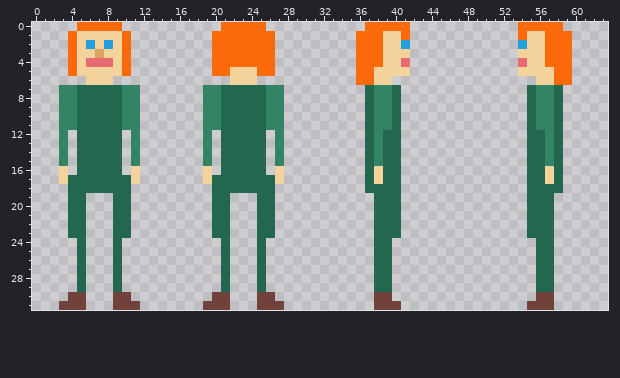
Pixel-art sprite: assets/textures/luna-16x32.png. This is how it looked before the edit.
The file is 64x32 pixels.
And afterwards:
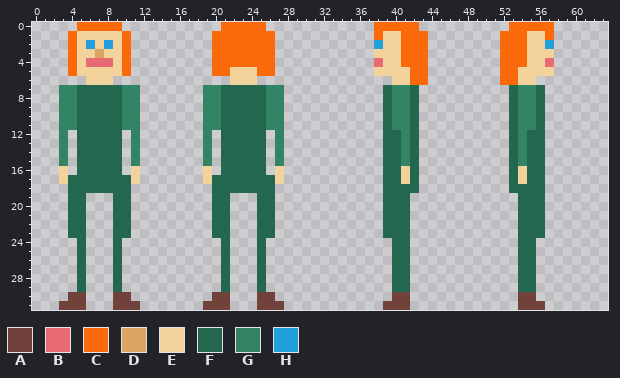
Palette (. is transparent): A #71413b  B #e86a73  C #fa6a0a  D #dba463  E #f4d29c  F #23674e  G #328464  H #249fde
Commit message: Different sprites for directions
Change:
Changed rows in their new state; - is an unchanged pixel.
first column x 36:
 0 -.----C----------C----.-
 1 ..----CC--------CC----..
 2 ..H--CCC--------CCC--H..
 3 ..E--CCC--------CCC--E..
 4 ..B--CCC--------CCC--B..
 5 ..----CC--------CC----..
 6 ....EECC--------CCEE....
 7 -..FGGF----------FGGF..-
 8 -..FGGF----------FGGF..-
 9 -..FGGF----------FGGF..-
10 -..FGGF----------FGGF..-
11 -..FGGF----------FGGF..-
12 -..--GF----------FG--..-
13 -..--GF----------FG--..-
14 -..--GF----------FG--..-
15 -..--GF----------FG--..-
16 -..--EF----------FE--..-
17 -..--EF----------FE--..-
18 -..--FF----------FF--..-
19 --.--F------------F--.--
20 --.--F------------F--.--
21 --.--F------------F--.--
22 --.--F------------F--.--
23 --.--F------------F--.--
24 --..FF------------FF..--
25 --..FF------------FF..--
26 --..FF------------FF..--
27 --..FF------------FF..--
28 --..FF------------FF..--
29 --..FF------------FF..--
30 --..AA------------AA..--
31 --.--A------------A--.--
